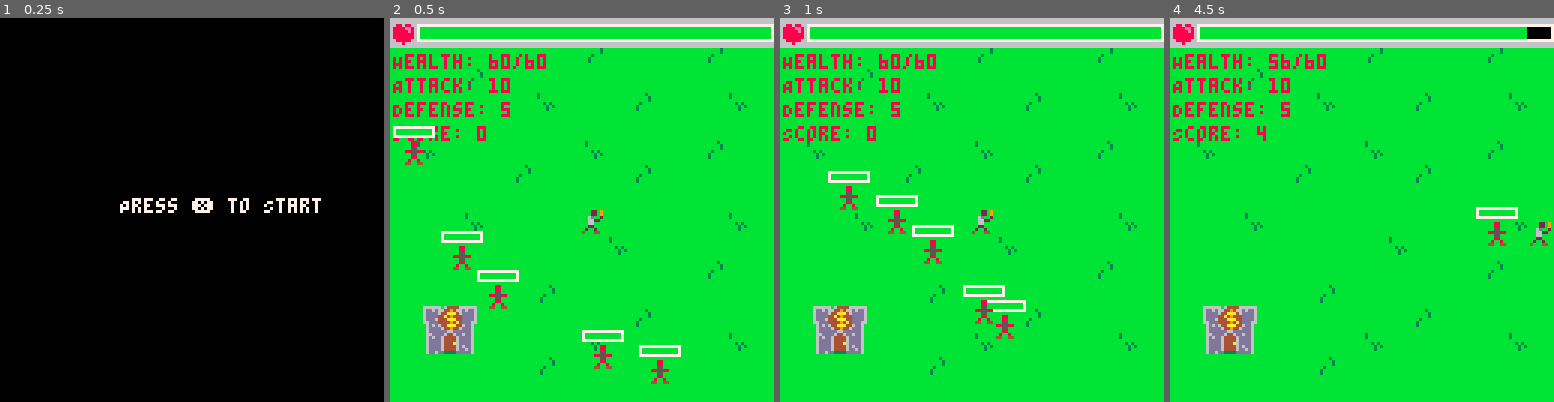
Above: before the commit, frames 1-4 (left to right).
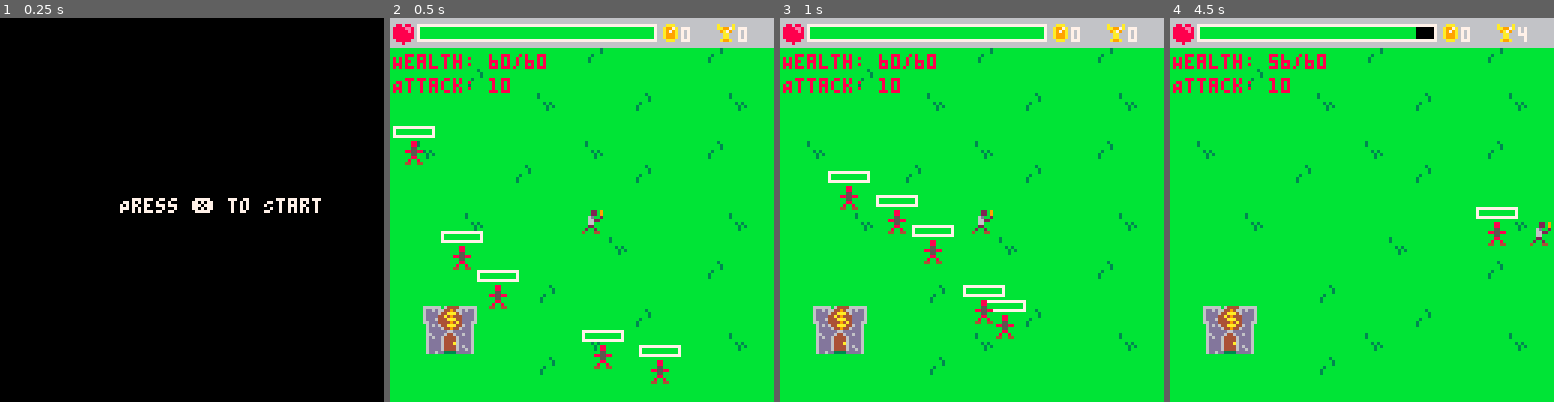
Above: after the commit, the same moments.

Repository: PancakedRivet/last-minute-hero
Game: PICO-8 cartridge last-minute-hero.p8
The game is run twice, just before and just after one commit, with the same random seed, the same clock (stepped at 60 frames per second) and the same inputs.
Inputs:
- Up to frame 1 (0.25 s): no input
- Up to frame 2 (0.5 s): tap X (X key) at 0.33 s
- Up to frame 3 (1 s): no input
- Up to frame 4 (4.5 s): tap X (X key) at 1.07, 1.85, 2.97, 4.08 s; hold Right 1.6-2.1 s; hold Up 2.15-2.42 s; hold Right 2.47-3.03 s; hold Left 3.08-3.58 s; hold Down 3.63-3.97 s; hold Right from 4.02 s (still down)

Frame 1 is identical in both runs. In frame 2, 2.1% of the frame differs, in the area x 0-100%, y 1-33%; in frame 3, 2.2%; in frame 4, 2.4%.

Commit message:
Added score and coin UI elements

Diff:
--- a/last-minute-hero.p8
+++ b/last-minute-hero.p8
@@ -15,12 +15,12 @@
 00000000020020000888880000aaa000644aaa44d644446dd640006dbbbb6dddd6d6bbbbbb3bbbbbbbbbbbbbbbbb3bbb00000000000000000000000000000000
 00000000400044000008000000000000d6449446dd3333ddbb4bbbbbbbbb6dd6ddd6bbbbbbbbbbbbbbbbbbbbbbbbbbbb00000000000000000000000000000000
 00000000000880000000000000000000000000000000000000000000bbb6666666666bbb00000000000000000000000000000000000000000000000000000000
-00000000000880000000000000000000000000000000000000000000bbb6dd6dd6dd6bbb00000000000000000000000000000000000000000000000000000000
-00000000000550000000000000000000000000000000000000000000bbb6dddddddd6bbb00000000000000000000000000000000000000000000000000000000
-00000000088558800000000000000000000000000000000000000000bbb6dddddddd6bbb00000000000000000000000000000000000000000000000000000000
-00000000000550000000000000000000000000000000000000000000bbb6ddd6dddd6bbb00000000000000000000000000000000000000000000000000000000
-00000000000880000000000000000000000000000000000000000000bbb66dddddd66bbb00000000000000000000000000000000000000000000000000000000
-00000000008008000000000000000000000000000000000000000000bbbb6d6d6dd6bbbb00000000000000000000000000000000000000000000000000000000
+0000000000088000000000000a0000a0000000000000000000000000bbb6dd6dd6dd6bbb00000000000000000000000000000000000000000000000000000000
+0000000000055000000000000aa997a0000000000000000000000000bbb6dddddddd6bbb00000000000000000000000000000000000000000000000000000000
+000000000885588000000000009a7900000000000000000000000000bbb6dddddddd6bbb00000000000000000000000000000000000000000000000000000000
+000000000005500000000000000aa000000000000000000000000000bbb6ddd6dddd6bbb00000000000000000000000000000000000000000000000000000000
+000000000008800000000000000aa000000000000000000000000000bbb66dddddd66bbb00000000000000000000000000000000000000000000000000000000
+00000000008008000000000000a99a00000000000000000000000000bbbb6d6d6dd6bbbb00000000000000000000000000000000000000000000000000000000
 00000000044004400000000000000000000000000000000000000000bbbb6dddddd6bbbb00000000000000000000000000000000000000000000000000000000
 __map__
 0a0a0a0a0a0a0a0a0a0a0a0a0a0a0a0a00000000000000000000000000000000000000000000000000000000000000000000000000000000000000000000000000000000000000000000000000000000000000000000000000000000000000000000000000000000000000000000000000000000000000000000000000000000
--- a/main.lua
+++ b/main.lua
@@ -6,6 +6,7 @@
  game_fps = 30
  max_enemies = 5
  enemies = {}
+ coins = {}
 end
 
 function _update()
@@ -45,13 +46,22 @@
     draw_player(player)
     draw_status(player)
     rectfill(0, 0, 128, 9, 6) -- UI Background
-    draw_status_bar(player.health, player.max_health, 9, 2, 116, 3)
+    draw_status_bar(player.health, player.max_health, 9, 2, 77, 3)
     -- Health sprite in top left corner
     spr(game_sprites.health, 1, 1)
+    -- Coin UI
+    spr(game_sprites.coin, 90, 1)
+    print(player.coins, 97, 3, 7)
+    -- Score UI
+    spr(game_sprites.score, 108, 1)
+    print(player.score, 116, 3, 7)
     -- Draw enemies
     for enemy in all(enemies) do
         draw_status_bar(enemy.health, enemy.max_health, enemy.x - 3, enemy.y - 5, 11, 1)
         spr(game_sprites.enemy, enemy.x, enemy.y)
     end
+    for coin in all(coins) do
+        spr(coin.sp, coin.x, coin.y)
+    end
  end
 end
--- a/scripts/game.lua
+++ b/scripts/game.lua
@@ -6,7 +6,9 @@
 
 game_sprites = {
     health = 2,
-    enemy = 17
+    enemy = 17,
+    coin = 3,
+    score = 19
 }
 
 function new_game()
--- a/scripts/player.lua
+++ b/scripts/player.lua
@@ -14,7 +14,8 @@
         attack_tick_start=10,
         attack_tick_end=5,
         defense=5,
-        score=0
+        score=0,
+        coins=0
     }
     return player
 end
@@ -71,6 +72,7 @@
                         enemy.attacked = true
                         if enemy.health <= 0 then
                             del(enemies, enemy)
+                            add(coins, {x=enemy.x, y=enemy.y, sp=game_sprites.coin}) -- Spawn a coin where the enemy died
                             _player.score += 1
                         end
                     end
@@ -96,8 +98,7 @@
 function draw_status(_player)
  print("Health: ".._player.health.."/".._player.max_health, 1, 12, 8)
  print("Attack: ".._player.attack, 1, 20, 8)
- print("Defense: ".._player.defense, 1, 28, 8)
- print("Score: ".._player.score, 1, 36, 8)
+ --print("Defense: ".._player.defense, 1, 28, 8)
 end
 
 function timer_health_tick(_player, _game_duration_max_secs)
Not shown, changed: README.md
